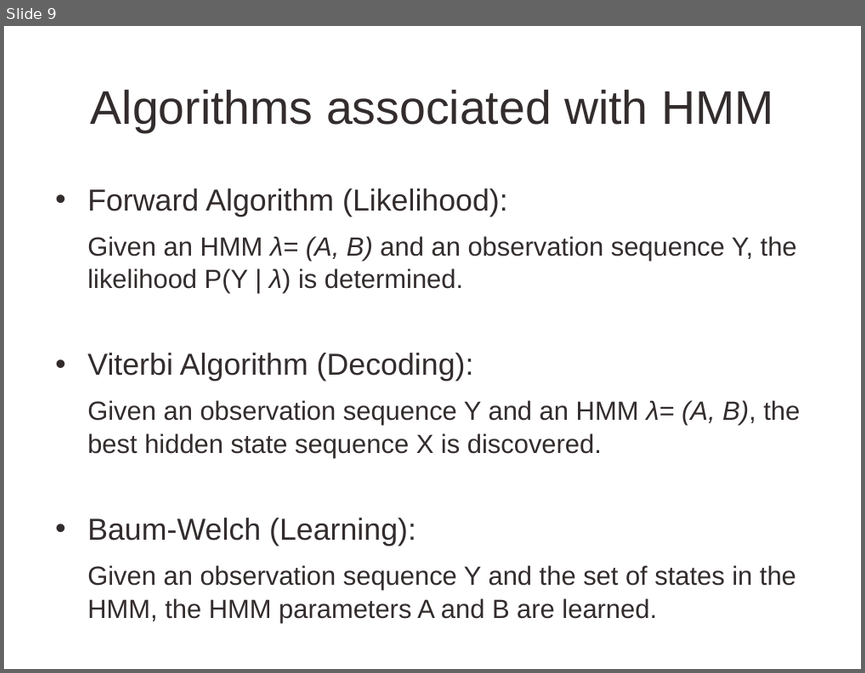
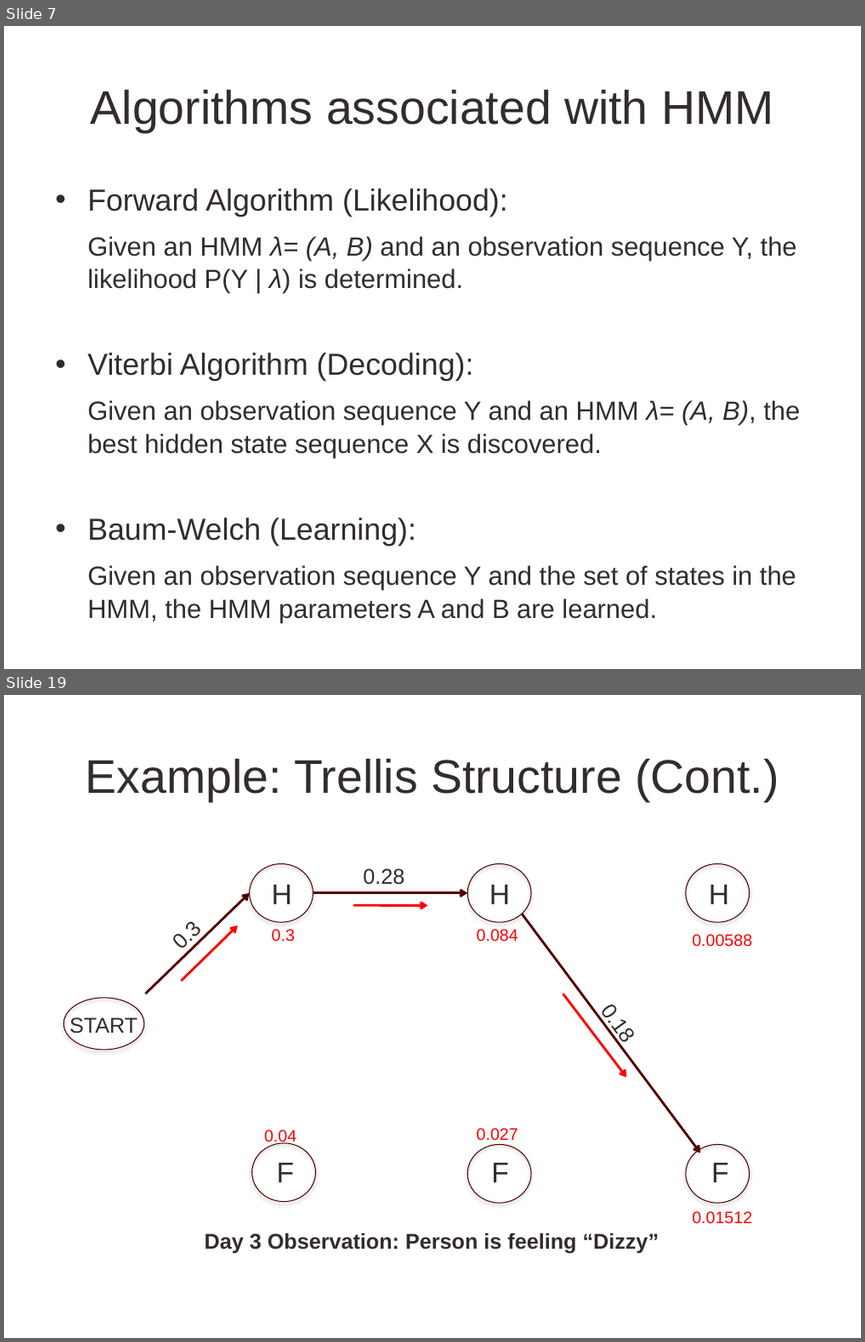
Before and after one commit to CourseReps/ECEN662-Spring2017, a slide deck: Students/KJyotsna/ECEN 662 - Inference on Markov Chain.pptx. Shown one above the other, each under a label of ours: slide 9 before the commit, slides 7 and 19 after it; the slides between them are not shown. The pictures are 865x673 and 865x1342 pixels, drawn with LibreOffice and Linux fonts; fonts in the diff are those of the drawing; background and template pictures are left out. Boxes give left, top, right and bottom in pixels: in the first picture for what was removed or moved away, otherwise in the second. Text is boxed around its words. In the diff, an @@ line names an element or a change of style, - is before the commit and + after.

```diff
--- a/Students/KJyotsna/ECEN 662 - Inference on Markov Chain.pptx
+++ b/Students/KJyotsna/ECEN 662 - Inference on Markov Chain.pptx
@@ slide 19 added at bbox=[4, 695, 861, 1338], background picture (left out) @@
@@ title added at bbox=[86, 759, 778, 801], 39.6 pt, text #332C2C @@
+Example: Trellis Structure (Cont.)
@@ ellipse added at bbox=[249, 864, 313, 922], outline #4E0000 0.75 pt @@
@@ text added at bbox=[363, 868, 404, 885], 18 pt, text #332C2C @@
+0.28
@@ ellipse added at bbox=[467, 864, 531, 922], outline #4E0000 0.75 pt @@
@@ ellipse added at bbox=[685, 864, 749, 922], outline #4E0000 0.75 pt @@
@@ arrow added from (145, 993) to (249, 893), #500000 2 pt @@
@@ text added at bbox=[272, 885, 292, 904], 24 pt, text #332C2C @@
+H
@@ arrow added from (313, 893) to (467, 893), #500000 2 pt @@
@@ text added at bbox=[489, 885, 510, 904], 24 pt, text #332C2C @@
+H
@@ text added at bbox=[709, 885, 729, 904], 24 pt, text #332C2C @@
+H
@@ text added at bbox=[181, 923, 202, 954], 18 pt, text #332C2C @@
+0.3
@@ arrow added from (353, 905) to (428, 906), #FF0000 2 pt @@
@@ arrow added from (522, 913) to (701, 1152), #500000 2 pt @@
@@ arrow added from (182, 981) to (238, 925), #FF0000 2 pt @@
@@ text added at bbox=[272, 929, 295, 941], 14 pt, text #FF0000 @@
+0.3
@@ text added at bbox=[477, 929, 518, 941], 14 pt, text #FF0000 @@
+0.084
@@ text added at bbox=[692, 934, 752, 947], 14 pt, text #FF0000 @@
+0.00588
@@ ellipse added at bbox=[64, 998, 144, 1049], outline #4E0000 0.75 pt @@
@@ arrow added from (562, 993) to (627, 1077), #FF0000 2 pt @@
@@ text added at bbox=[69, 1017, 137, 1038], 18 pt, text #332C2C @@
+START
@@ text added at bbox=[595, 1011, 619, 1020], 18 pt, text #332C2C @@
+0.18
@@ text added at bbox=[477, 1128, 518, 1140], 14 pt, text #FF0000 @@
+0.027
@@ ellipse added at bbox=[251, 1143, 315, 1202], outline #4E0000 0.75 pt @@
@@ text added at bbox=[264, 1129, 296, 1145], 14 pt, text #FF0000 @@
+0.04
@@ ellipse added at bbox=[467, 1144, 531, 1202], outline #4E0000 0.75 pt @@
@@ ellipse added at bbox=[685, 1144, 749, 1202], outline #4E0000 0.75 pt @@
@@ text added at bbox=[277, 1163, 295, 1182], 24 pt, text #332C2C @@
+F
@@ text added at bbox=[491, 1163, 509, 1182], 24 pt, text #332C2C @@
+F
@@ text added at bbox=[711, 1163, 729, 1182], 24 pt, text #332C2C @@
+F
@@ text added at bbox=[692, 1211, 752, 1224], 14 pt, text #FF0000 @@
+0.01512
@@ text added at bbox=[205, 1232, 659, 1253], 18 pt, text #332C2C, bold @@
+Day 3 Observation: Person is feeling “Dizzy”
@@ what was slide 9 is now slide 7 @@
```
Also in this commit, not shown: 2 slides changed, 13 other slides added, 2 slides removed.
